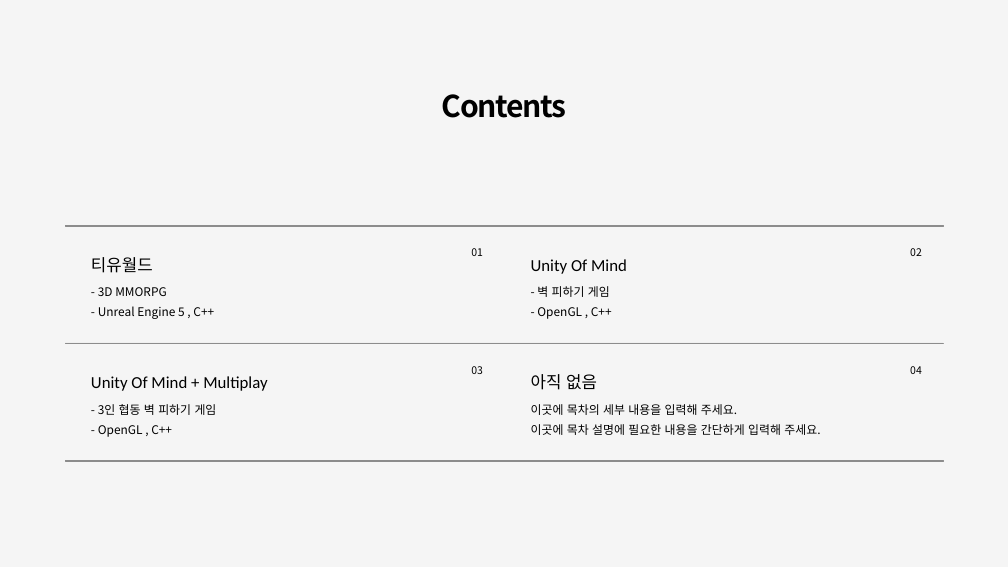
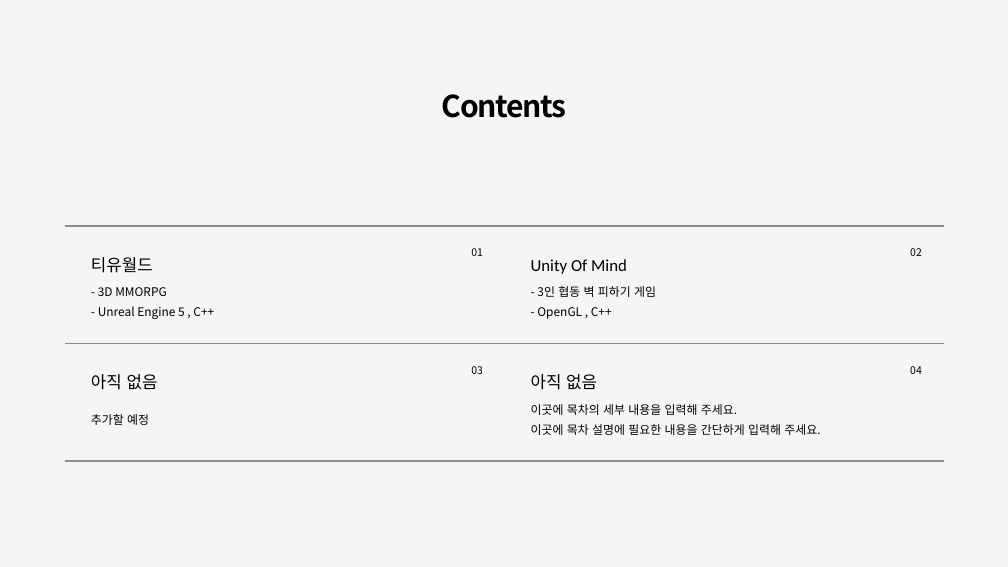
Before and after one commit to sungone/GP2025, a slide deck: slide 3 of 문서/포트폴리오/조성원/포트폴리오.pptx (slide 2 before the commit). Drawn at 1008x567 pixels with LibreOffice and Linux fonts; fonts in the diff are those of the drawing; grey boxes stand for pictures; background and template pictures are left out. Boxes give left, top, right and bottom in pixels: in the first picture for what was removed or moved away, otherwise in the second. Text is boxed around its words. In the diff, an @@ line names an element or a change of style, - is before the commit and + after.

```diff
--- a/문서/포트폴리오/조성원/포트폴리오.pptx
+++ b/문서/포트폴리오/조성원/포트폴리오.pptx
@@ text at (537,286,656,297): text changed @@
-- 벽 피하기 게임
+- 3인 협동 벽 피하기 게임
@@ text at (91,374,158,390): text changed @@
-Unity Of Mind + Multiplay
+아직 없음
@@ text at (91,414,149,425): text changed @@
-- 3인 협동 벽 피하기 게임
-- OpenGL , C++
+추가할 예정
```
Also in this commit, not shown: 6 other slides changed, 2 slides added, 3 slides removed, 1 other file.
